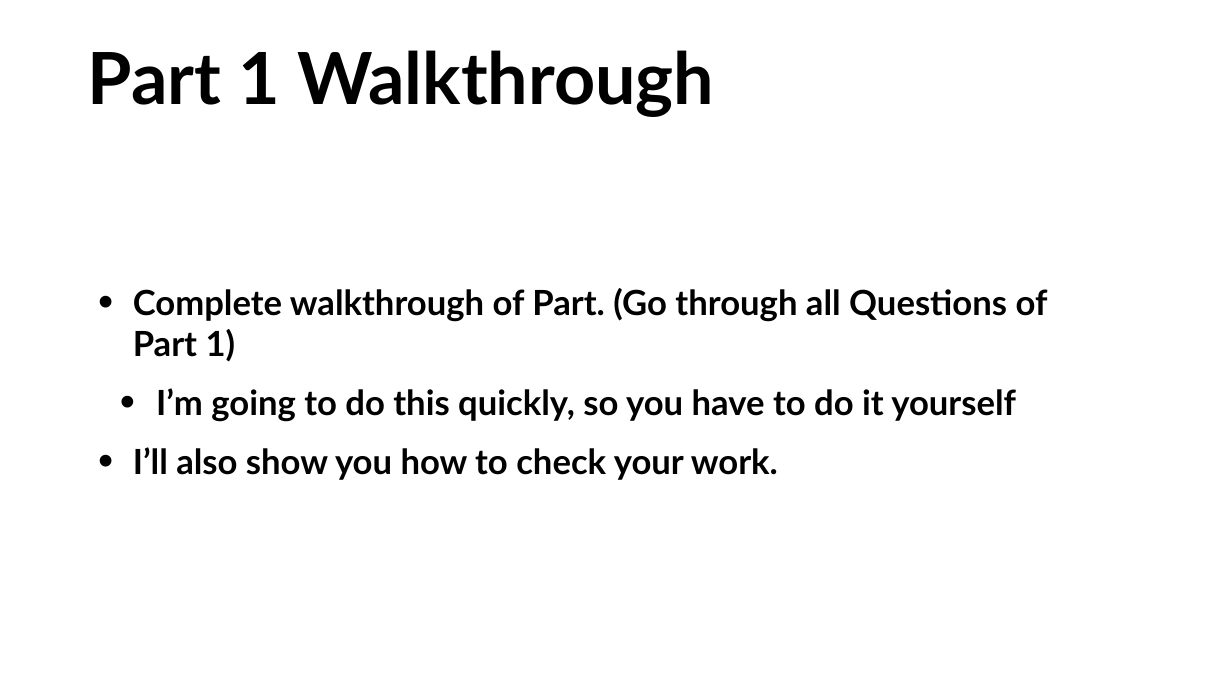
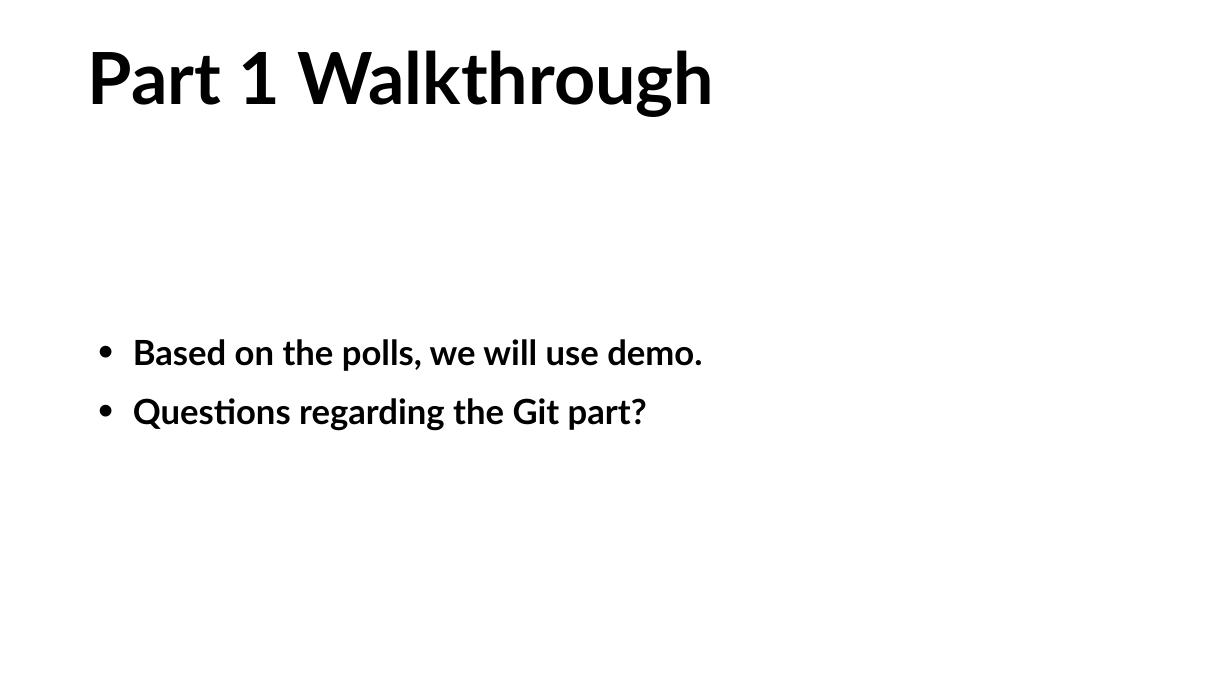
Before and after one commit to COGS108/Section-Fa20, a slide deck: slide 6 of disc02/disc02.pptx. Drawn at 1232x693 pixels with LibreOffice and Linux fonts; fonts in the diff are those of the drawing. Boxes give left, top, right and bottom in pixels: in the first picture for what was removed or moved away, otherwise in the second. Text is boxed around its words. In the diff, an @@ line names an element or a change of style, - is before the commit and + after.

```diff
--- a/disc02/disc02.pptx
+++ b/disc02/disc02.pptx
@@ text at (x1=133, y1=339, x2=702, y2=431): text changed @@
-• Complete walkthrough of Part. (Go through all Questions of Part 1)
-  • I’m going to do this quickly, so you have to do it yourself
-• I’ll also show you how to check your work.
+• Based on the polls, we will use demo.
+• Questions regarding the Git part?
```
Also in this commit, not shown: 4 other slides changed, 1 other file.
